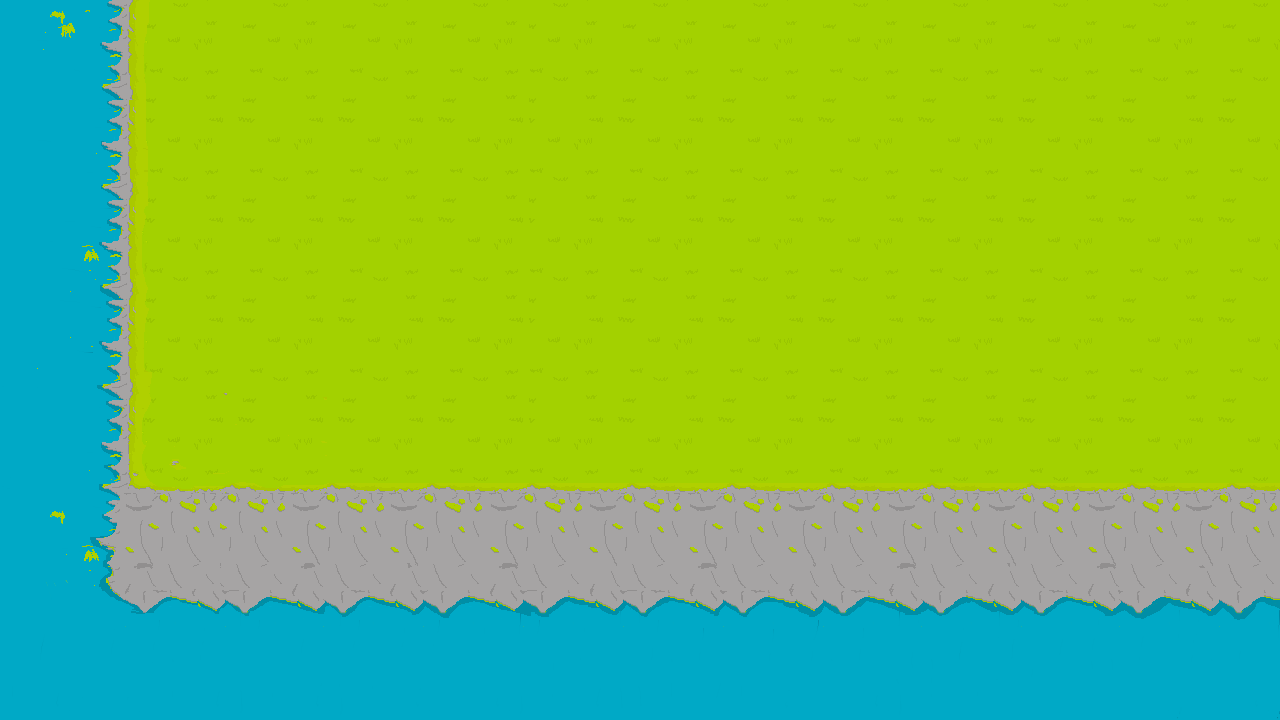
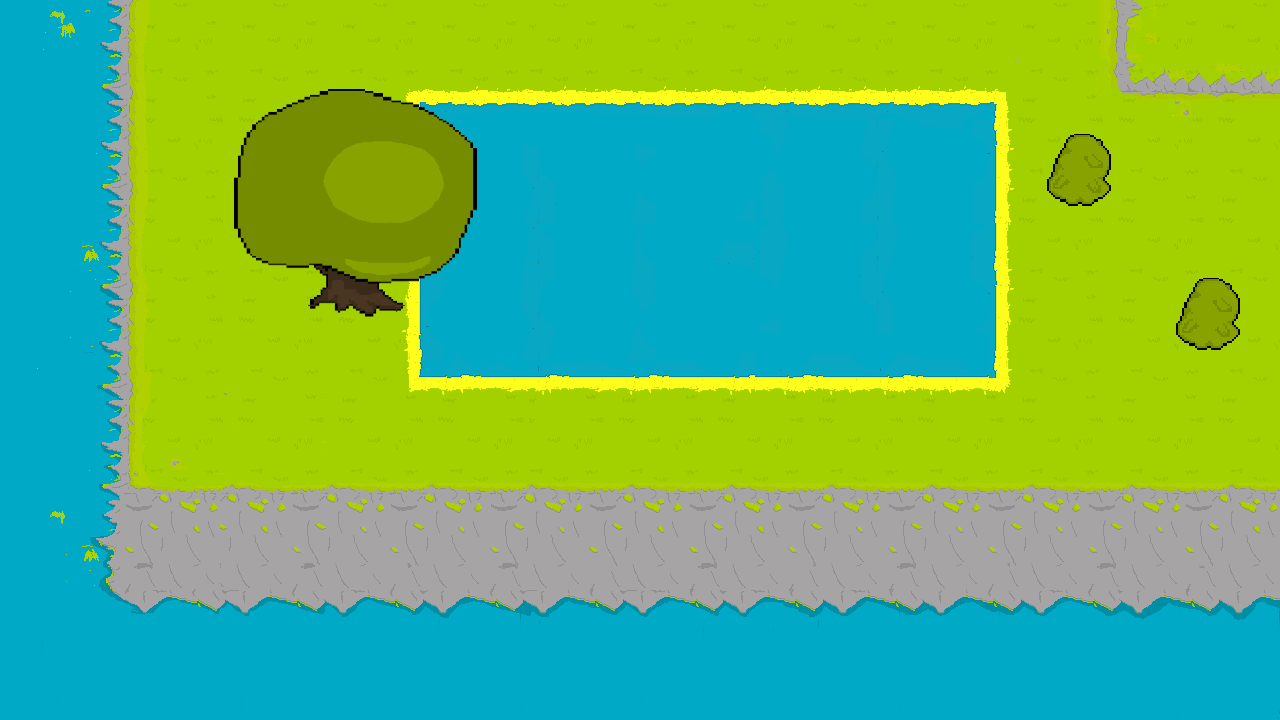
Comparing the layer stacks of the two (1280, 720) images. Changes:
added layer "cima" above "direita" over [1118, 26, 1280, 117]
added layer "direita" above "arvore" over [1018, 0, 1157, 96]
added layer "arvore" above "lago" over [234, 89, 1240, 350]
added layer "lago" above "baixo" over [402, 86, 1014, 395]
